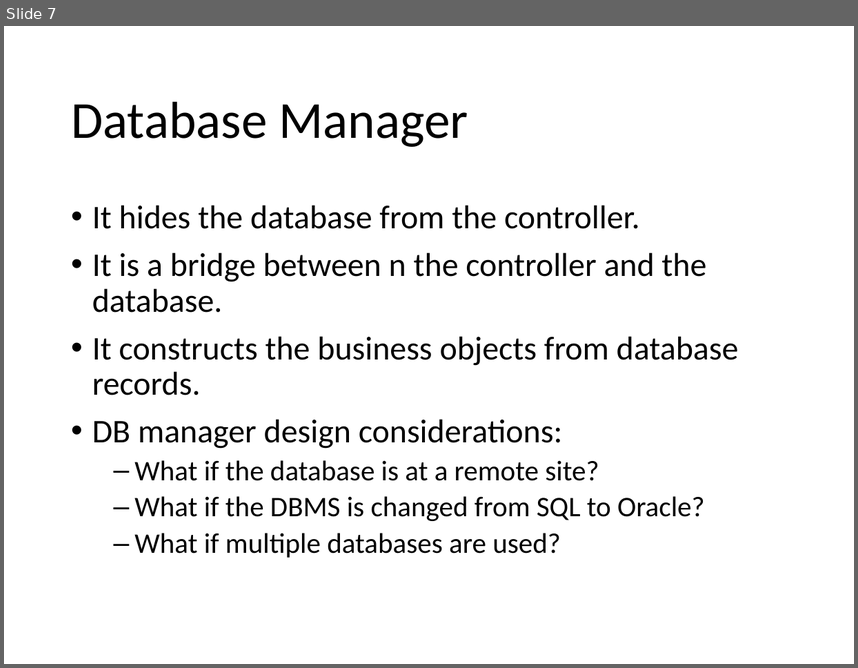
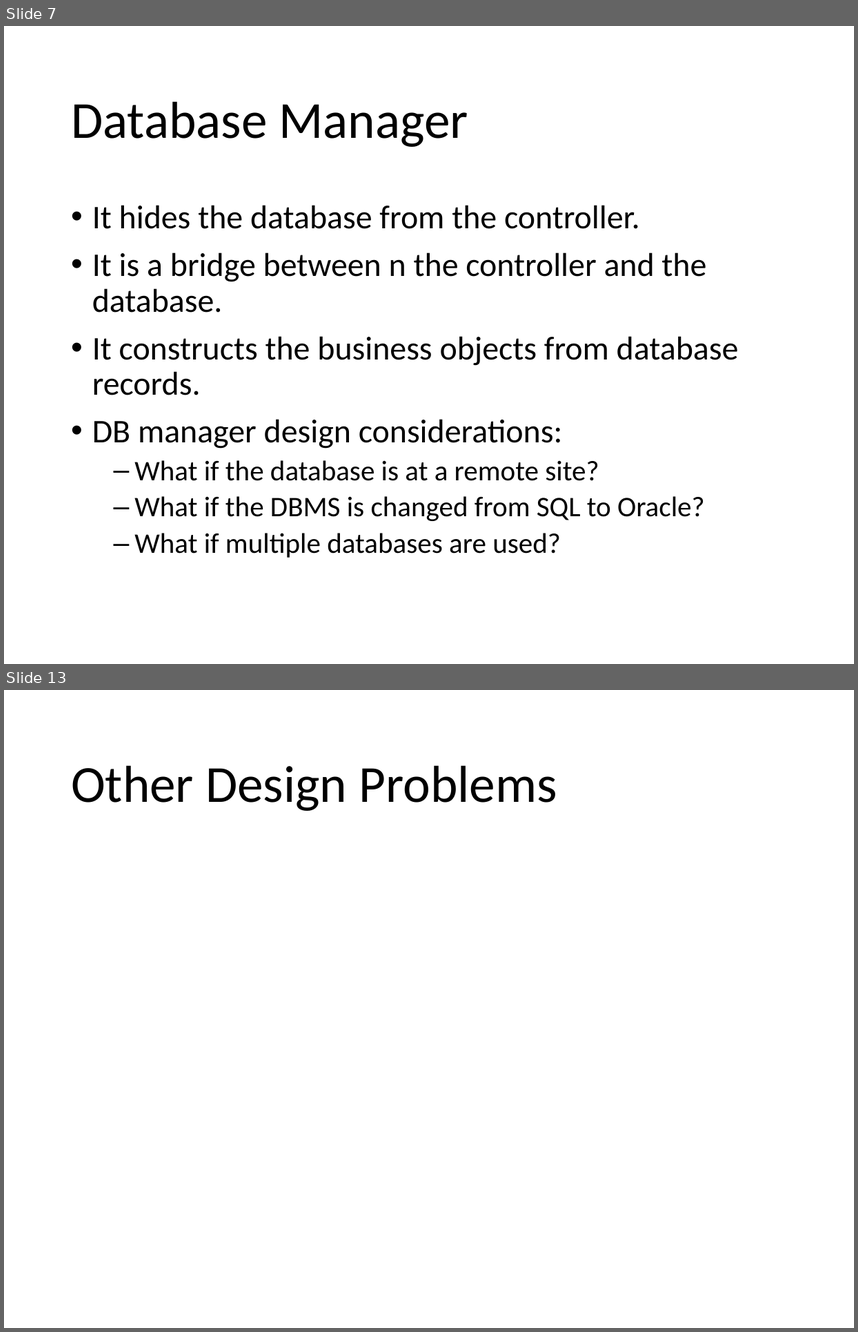
Before and after one commit to andrewduong77/cse4361, a slide deck: Lecture/CSE 4361 Lecture 12 Thu 10-3-19.pptx. Shown one above the other, each under a label of ours: slide 7 before the commit, slides 7 and 13 after it; the slides between them are not shown. The pictures are 858x668 and 858x1332 pixels, drawn with LibreOffice and Linux fonts; fonts in the diff are those of the drawing. Boxes give left, top, right and bottom in pixels: in the first picture for what was removed or moved away, otherwise in the second. Text is boxed around its words. In the diff, an @@ line names an element or a change of style, - is before the commit and + after.

```diff
--- a/Lecture/CSE 4361 Lecture 12 Thu 10-3-19.pptx
+++ b/Lecture/CSE 4361 Lecture 12 Thu 10-3-19.pptx
@@ slide 13 added at [4,690,854,1328], background #FFFFFF @@
@@ title added at [71,765,557,811], 44 pt, text #000000 @@
+Other Design Problems
```
Also in this commit, not shown: 5 other slides added.
